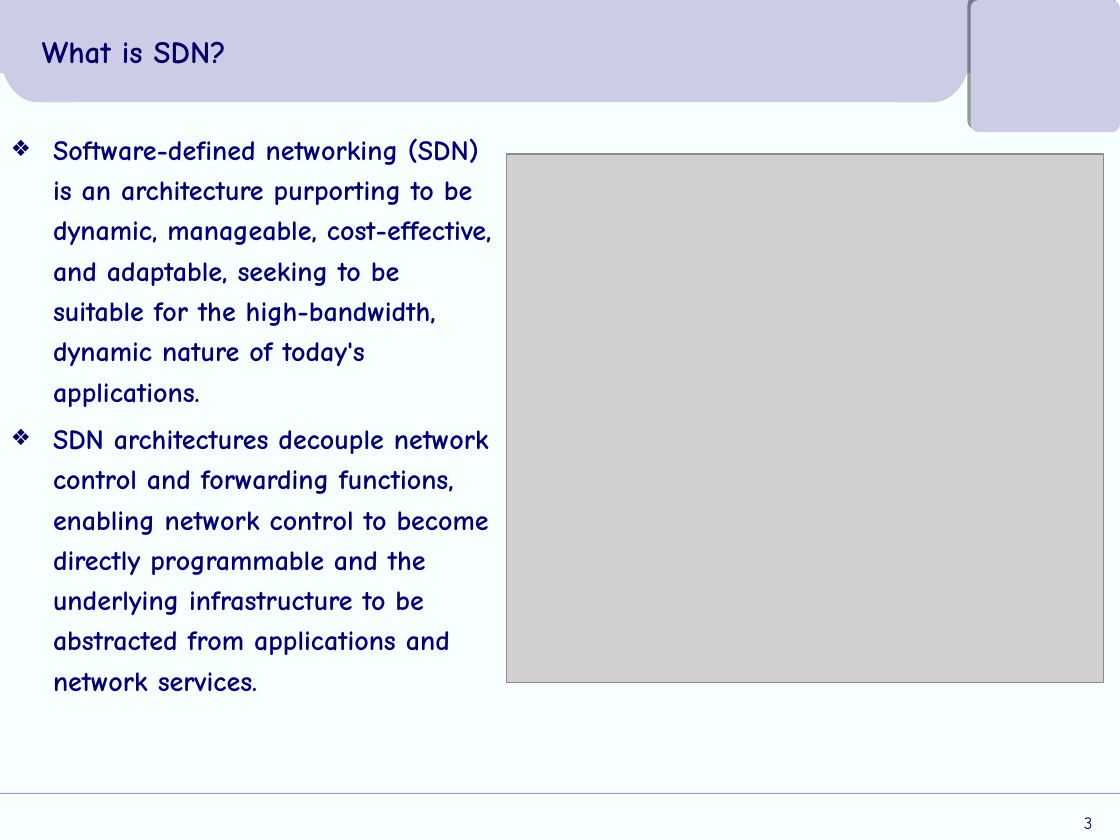
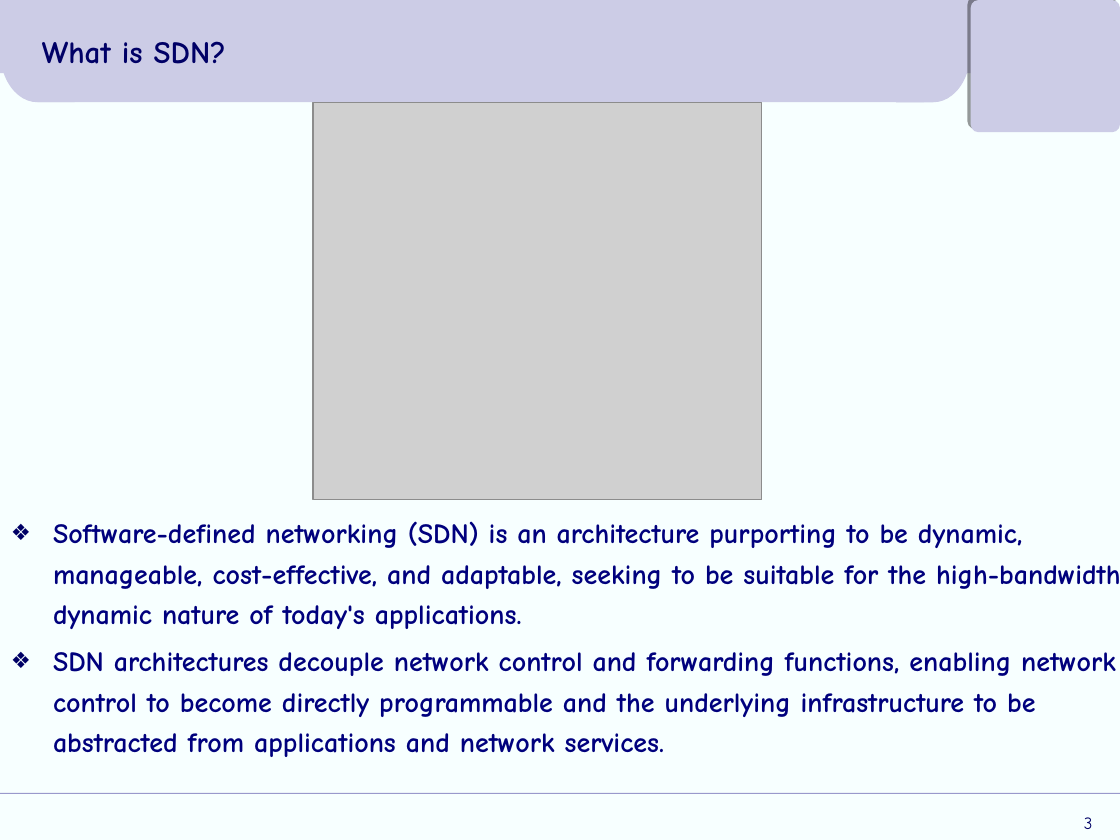
Before and after one commit to arkon65/A-secure-SDN-infrastructure, a slide deck: slide 3 of Πτυχιακή_Παρουσίαση.ppt. Drawn at 1120x840 pixels with LibreOffice and Linux fonts; fonts in the diff are those of the drawing; grey boxes stand for pictures; background and template pictures are left out. Boxes give left, top, right and bottom in pixels: in the first picture for what was removed or moved away, otherwise in the second. Text is boxed around its words. In the diff, an @@ line names an element or a change of style, - is before the commit and + after.

```diff
--- a/Πτυχιακή_Παρουσίαση.ppt
+++ b/Πτυχιακή_Παρουσίαση.ppt
@@ picture: place and size @@
-picture at (507,155,1104,683)
+picture at (314,102,763,500)
@@ text "Software-defined networking (SDN) is an ..." rewrapped from (53,138,492,691) to (53,521,1120,757) @@
```
Also in this commit, not shown: 3 other slides changed, 5 slides added, 3 slides removed.
